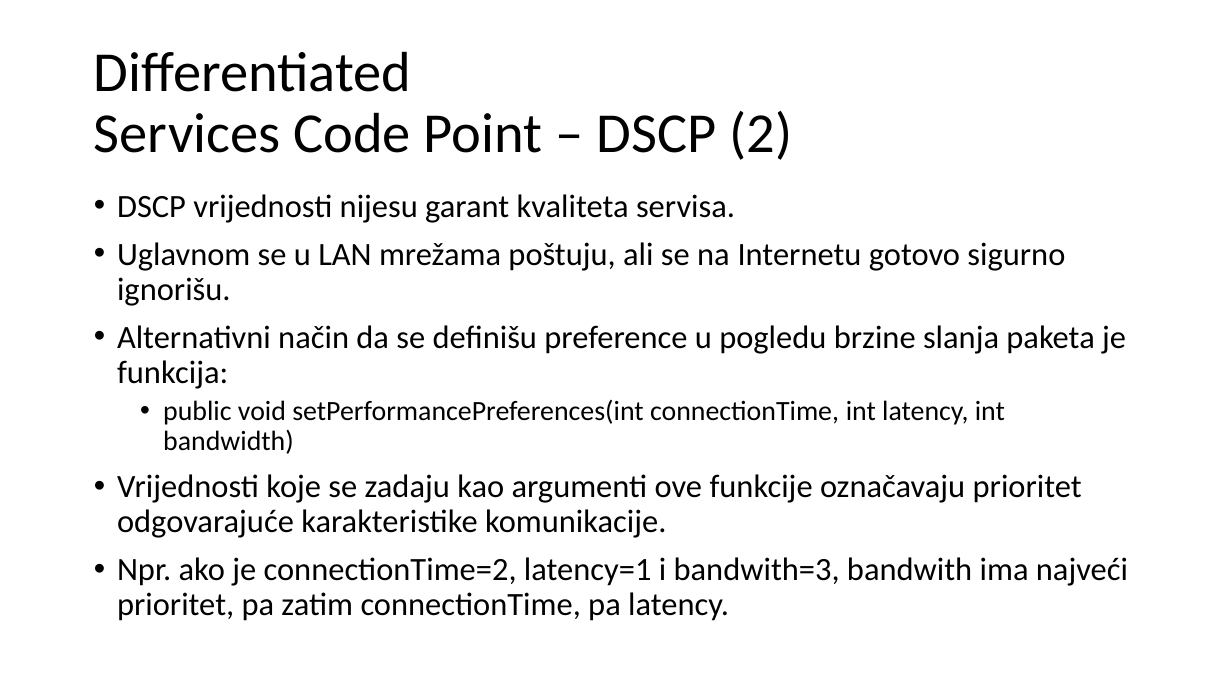
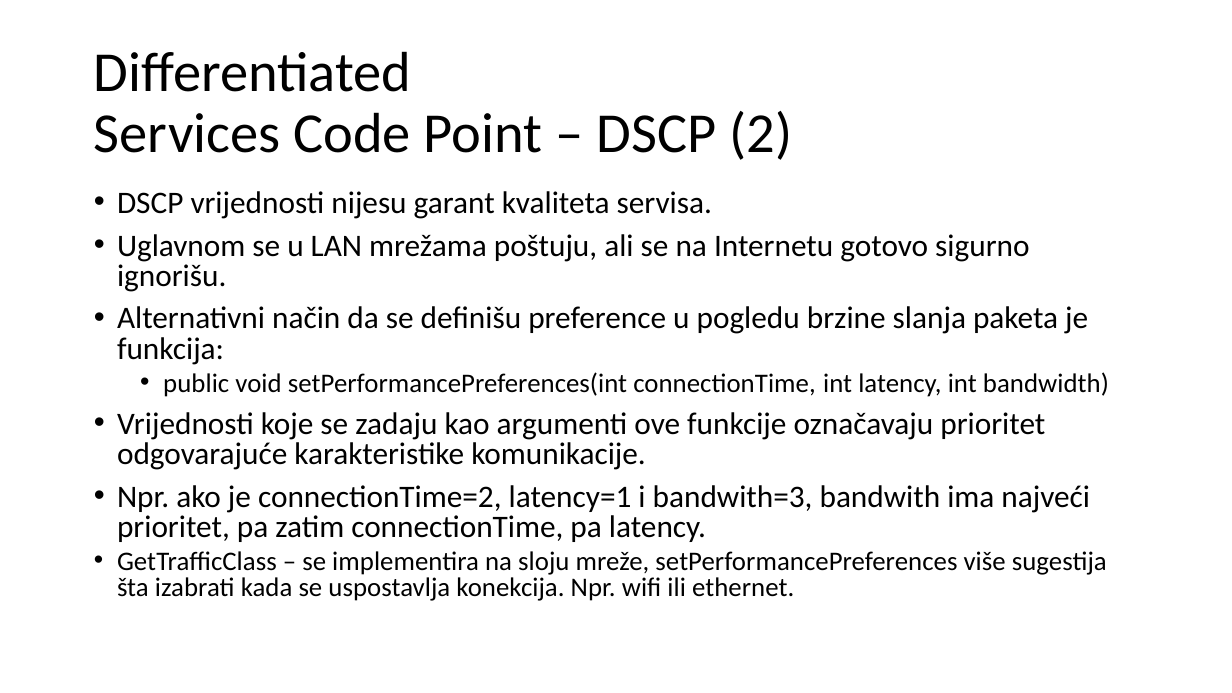
Before and after one commit to nnMan1/racunarske_mreze, a slide deck: slide 77 of Materijali/MreznoProgramiranjeJava/Mrežno programiranje - Java.pptx. Drawn at 1232x693 pixels with LibreOffice and Linux fonts; fonts in the diff are those of the drawing. Boxes give left, top, right and bottom in pixels: in the first picture for what was removed or moved away, otherwise in the second. Text is boxed around its words. In the diff, an @@ line names an element or a change of style, - is before the commit and + after.

```diff
--- a/Materijali/MreznoProgramiranjeJava/Mrežno programiranje - Java.pptx
+++ b/Materijali/MreznoProgramiranjeJava/Mrežno programiranje - Java.pptx
@@ text at [117,191,1109,542]: size 25.3 to 24.4 pt in "DSCP vrijednosti nijesu garant kvaliteta servisa.", "Uglavnom se u LAN mrežama poštuju, ali ...", "Alternativni način da se definišu preference u ...", "Vrijednosti koje se zadaju kao argumenti ove ..." and 1 more places; size 21.7 to 20.9 pt in "public void setPerformancePreferences(int connectionTime, in ..."; line spacing 0.9 to 0.8 @@
@@ text at [117,551,1107,601]: paragraph added @@
+• GetTrafficClass – se implementira na sloju mreže, setPerformancePreferences više sugestija šta izabrati kada se uspostavlja konekcija. Npr. wifi ili ethernet.
```
Also in this commit, not shown: 95 other slides changed, 7 other files.
